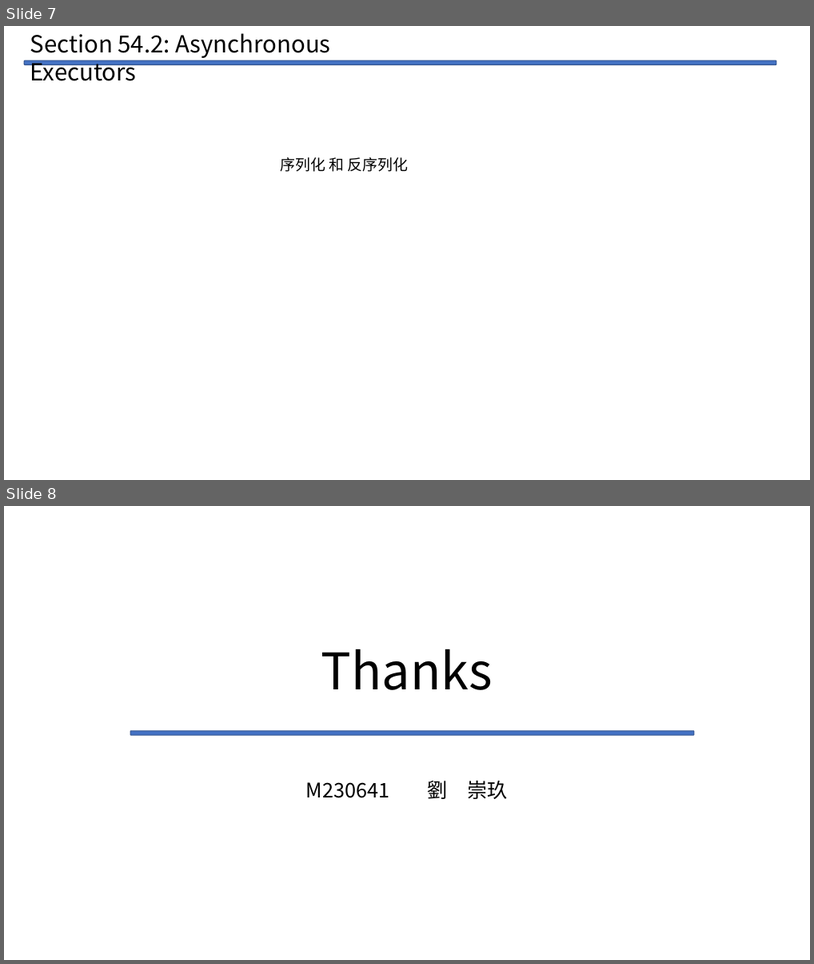
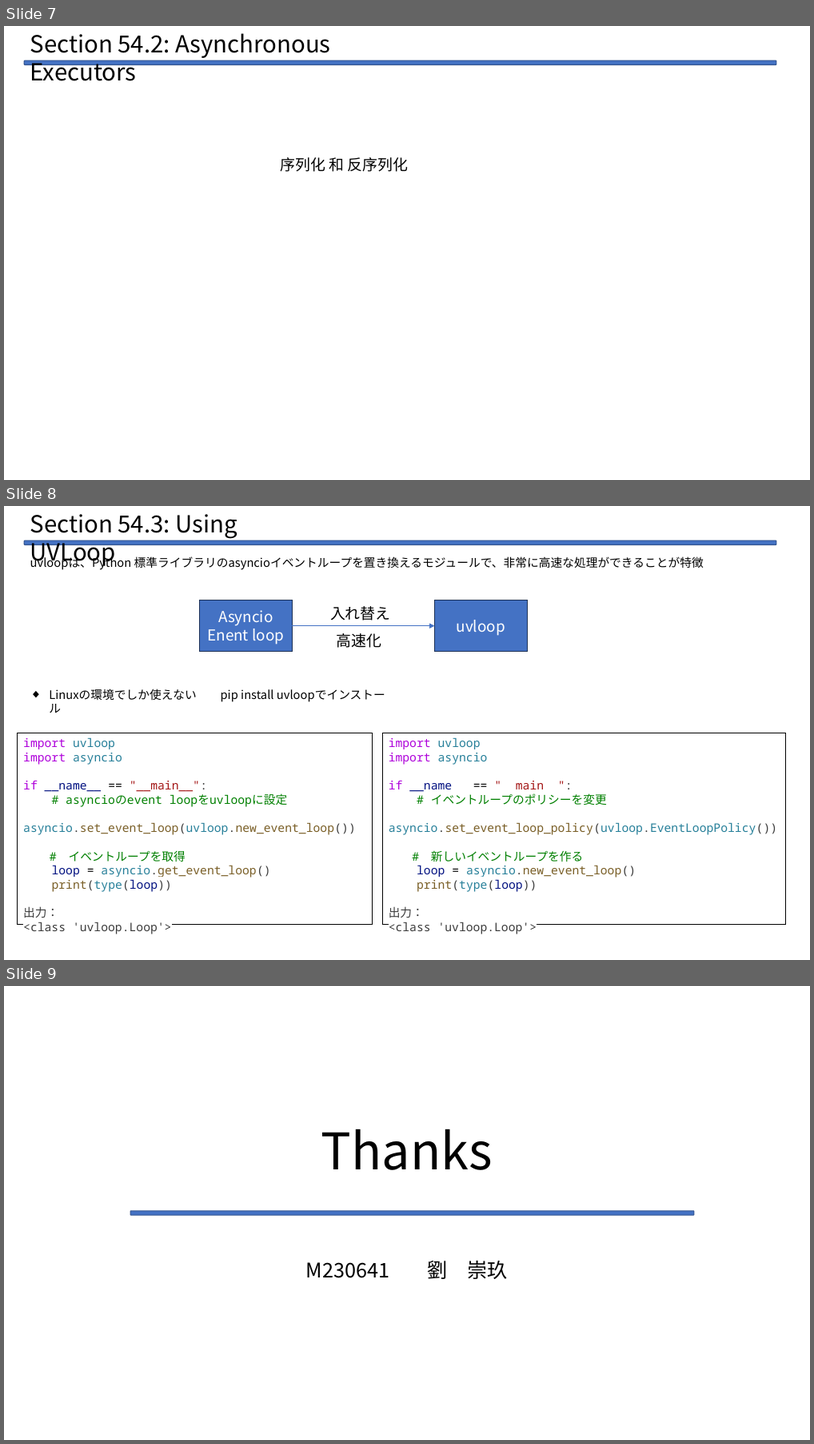
Before and after one commit to Legolas9999/zemi, a slide deck: lcj_zemi_python.pptx. Shown one above the other, each under a label of ours: slides 7 and 8 before the commit, slides 7, 8 and 9 after it. The pictures are 814x964 and 814x1444 pixels, drawn with LibreOffice and Linux fonts; fonts in the diff are those of the drawing. Boxes give left, top, right and bottom in pixels: in the first picture for what was removed or moved away, otherwise in the second. Text is boxed around its words. In the diff, an @@ line names an element or a change of style, - is before the commit and + after.

```diff
--- a/lcj_zemi_python.pptx
+++ b/lcj_zemi_python.pptx
@@ slide 8 added at (x1=4, y1=506, x2=810, y2=960), background #FFFFFF @@
@@ text added at (x1=30, y1=514, x2=237, y2=567), 28 pt, text #000000 @@
+Section 54.3: Using UVLoop
@@ rounded rectangle added at (x1=24, y1=540, x2=777, y2=544), fill #4472C4, outline #325491 1 pt @@
@@ text added at (x1=30, y1=555, x2=704, y2=570), 14 pt, text #000000 @@
+uvloopは、Python 標準ライブラリのasyncioイベントループを置き換えるモジュールで、非常に高速な処理ができることが特徴
@@ group added at (x1=199, y1=600, x2=527, y2=652): 2 rectangles, 2 texts, 1 arrow @@
+Asyncio
+Enent loop
+uvloop
+入れ替え
+高速化
@@ text added at (x1=49, y1=688, x2=274, y2=702), 14 pt, text #000000 @@
+◆ Linuxの環境でしか使えない pip install uvloopでインストール
@@ rectangle added at (x1=18, y1=733, x2=373, y2=924), outline #000000 0.75 pt, 14 pt, text #795E26 @@
+import uvloop
+import asyncio
+if __name__ == "__main__":
+# asyncioのevent loopをuvloopに設定
+asyncio.set_event_loop(uvloop.new_event_loop())
+# イベントループを取得
+loop = asyncio.get_event_loop()
+print(type(loop))
+出力：
+<class 'uvloop.Loop'>
@@ rectangle added at (x1=382, y1=733, x2=786, y2=924), outline #000000 0.75 pt, 14 pt, text #267F99 @@
+import uvloop
+import asyncio
+if __name__ == "__main__":
+# イベントループのポリシーを変更
+asyncio.set_event_loop_policy(uvloop.EventLoopPolicy())
+# 新しいイベントループを作る
+loop = asyncio.new_event_loop()
+print(type(loop))
+出力：
+<class 'uvloop.Loop'>
@@ what was slide 8 is now slide 9 @@
```
Also in this commit, not shown: 1 other file.
